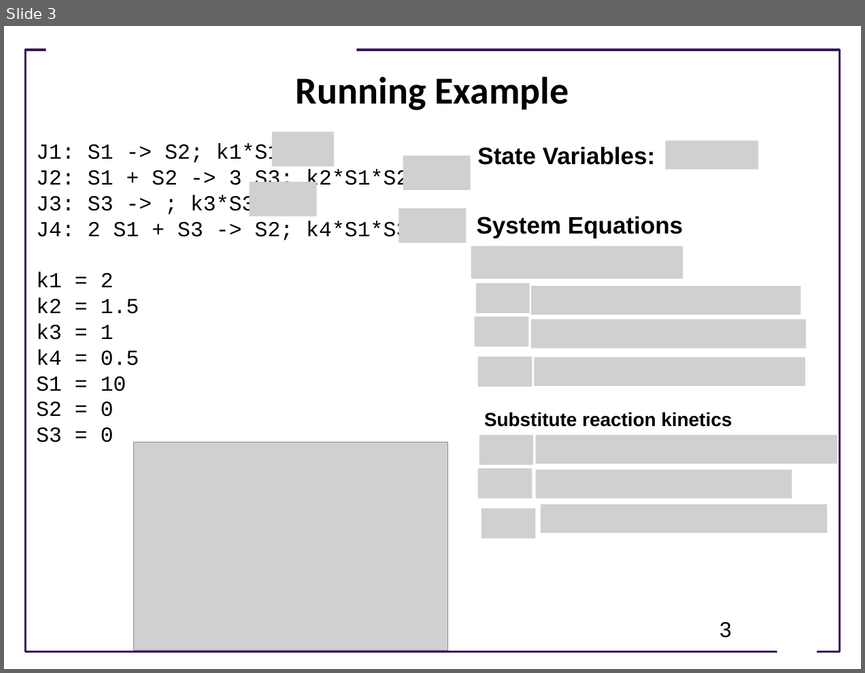
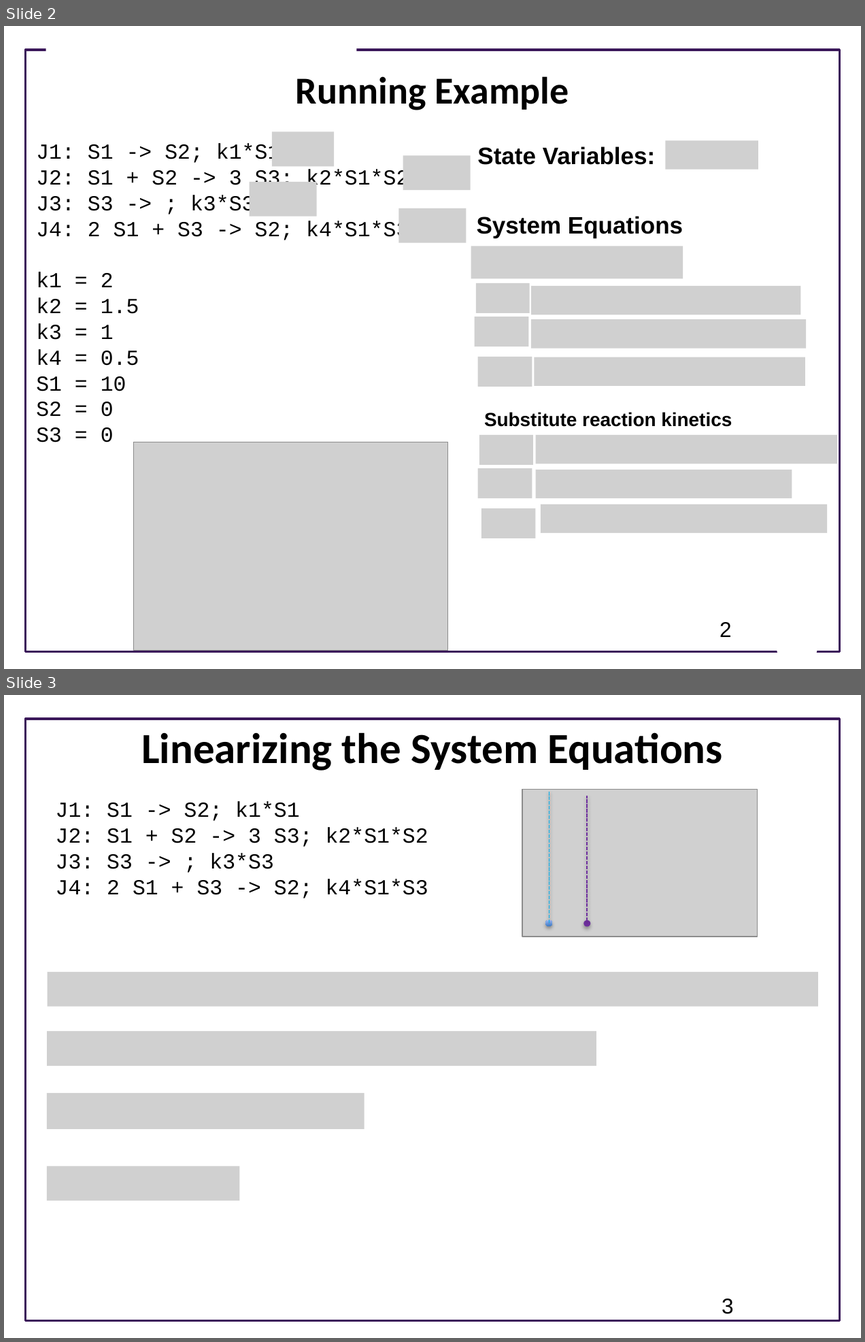
Before and after one commit to joseph-hellerstein/advanced-controls-lectures, a slide deck: Lecture_9-Accuracy-Of-Linear-Models/Linearizing-Reaction-Networks.pptx. Shown one above the other, each under a label of ours: slide 3 before the commit, slides 2 and 3 after it. The pictures are 865x673 and 865x1342 pixels, drawn with LibreOffice and Linux fonts; fonts in the diff are those of the drawing; grey boxes stand for pictures; background and template pictures are left out. Boxes give left, top, right and bottom in pixels: in the first picture for what was removed or moved away, otherwise in the second. Text is boxed around its words. In the diff, an @@ line names an element or a change of style, - is before the commit and + after.

```diff
--- a/Lecture_9-Accuracy-Of-Linear-Models/Linearizing-Reaction-Networks.pptx
+++ b/Lecture_9-Accuracy-Of-Linear-Models/Linearizing-Reaction-Networks.pptx
@@ slide 3 added at bbox=[4, 695, 861, 1338], background #FFFFFF; not listed: 1 template element that a slide beside it also shows @@
@@ title added at bbox=[141, 732, 722, 770], 36 pt, text #000000, bold @@
+Linearizing the System Equations
@@ group added at bbox=[522, 790, 757, 936]: 2 ellipses, 2 lines, 1 picture @@
@@ text added at bbox=[56, 802, 428, 898], 18 pt, text #000000 @@
+J1: S1 -> S2; k1*S1
+J2: S1 + S2 -> 3 S3; k2*S1*S2
+J3: S3 -> ; k3*S3
+J4: 2 S1 + S3 -> S2; k4*S1*S3
@@ picture added at bbox=[48, 972, 818, 1006] @@
@@ picture added at bbox=[47, 1031, 596, 1065] @@
@@ picture added at bbox=[47, 1093, 364, 1129] @@
@@ picture added at bbox=[47, 1166, 239, 1200] @@
@@ page number added at bbox=[721, 1298, 734, 1314], 18 pt, text #000000 @@
+3
@@ what was slide 3 is now slide 2 @@
@@ page number at bbox=[719, 622, 732, 637]: text changed @@
-3
+2
```
Also in this commit, not shown: 2 slides changed, 2 other files.
